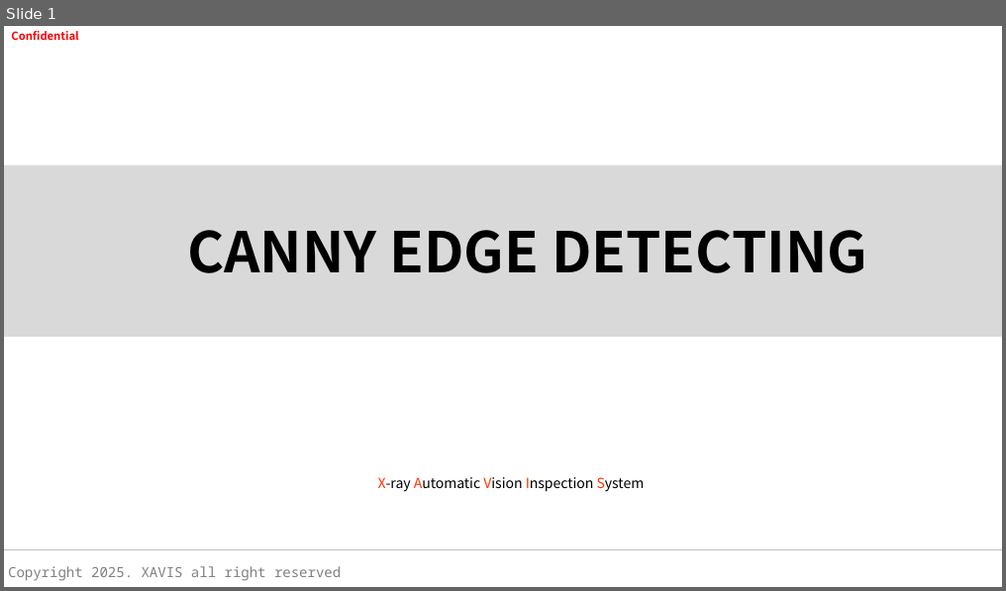
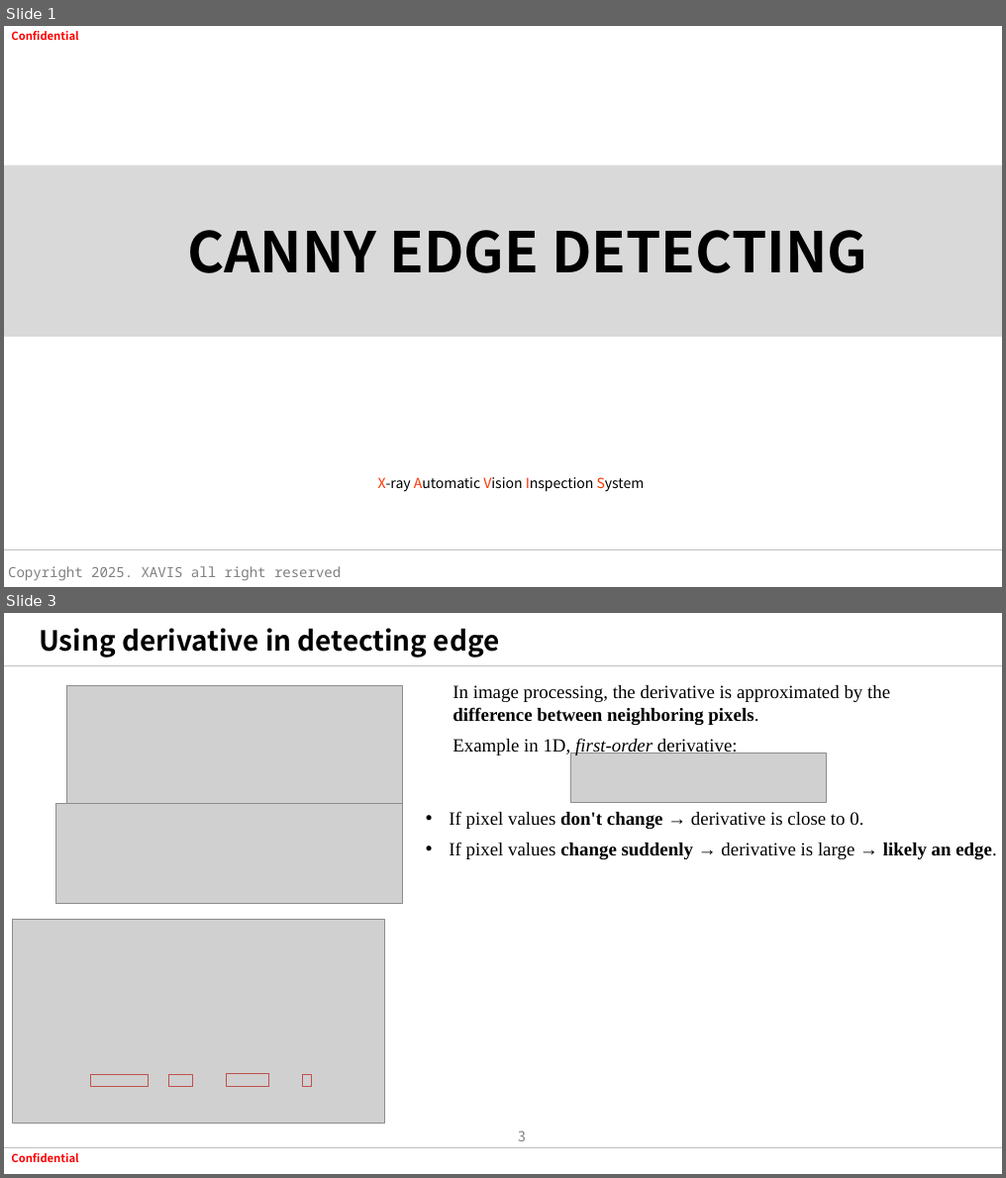
Before and after one commit to tuananh020400/FresherXavisTech, a slide deck: Document/SlideWeek4/CannyEdge.pptx. Shown one above the other, each under a label of ours: slide 1 before the commit, slides 1 and 3 after it; the slides between them are not shown. The pictures are 1006x591 and 1006x1178 pixels, drawn with LibreOffice and Linux fonts; fonts in the diff are those of the drawing; grey boxes stand for pictures; background and template pictures are left out. Boxes give left, top, right and bottom in pixels: in the first picture for what was removed or moved away, otherwise in the second. Text is boxed around its words. In the diff, an @@ line names an element or a change of style, - is before the commit and + after.

```diff
--- a/Document/SlideWeek4/CannyEdge.pptx
+++ b/Document/SlideWeek4/CannyEdge.pptx
@@ slide 3 added at [4, 613, 1002, 1174], background #FFFFFF @@
@@ title added at [39, 628, 500, 658], 26.6 pt, text #000000, bold @@
+Using derivative in detecting edge
@@ line added from (4, 666) to (1002, 666), #BFBFBF 1 pt @@
@@ picture added at [66, 685, 402, 808] @@
@@ text added at [452, 685, 890, 725], 18 pt, text #000000 @@
+In image processing, the derivative is approximated by the difference between neighboring pixels.
@@ text added at [452, 738, 738, 756], 18 pt, text #000000 @@
+Example in 1D, first-order derivative:
@@ picture added at [570, 753, 826, 803] @@
@@ picture added at [56, 804, 402, 904] @@
@@ text added at [449, 811, 863, 829], 18 pt, text #000000 @@
+• If pixel values don't change → derivative is close to 0.
@@ text added at [449, 842, 997, 860], 18 pt, text #000000 @@
+• If pixel values change suddenly → derivative is large → likely an edge.
@@ picture added at [13, 920, 385, 1124] @@
@@ rectangle added at [91, 1075, 149, 1087], outline #C0504D 0.75 pt @@
@@ rectangle added at [168, 1075, 193, 1087], outline #C0504D 0.75 pt @@
@@ rectangle added at [227, 1074, 269, 1087], outline #C0504D 0.75 pt @@
@@ rectangle added at [303, 1075, 312, 1087], outline #C0504D 0.75 pt @@
@@ page number added at [518, 1131, 526, 1142], 13.3 pt, text #808080 @@
+3
@@ line added from (4, 1149) to (1002, 1149), #BFBFBF 1 pt @@
@@ text added at [11, 1154, 78, 1162], 10.7 pt, text #FF0000, bold @@
+Confidential
```
Also in this commit, not shown: 7 other slides added, 3 slides removed, 10 other files.
